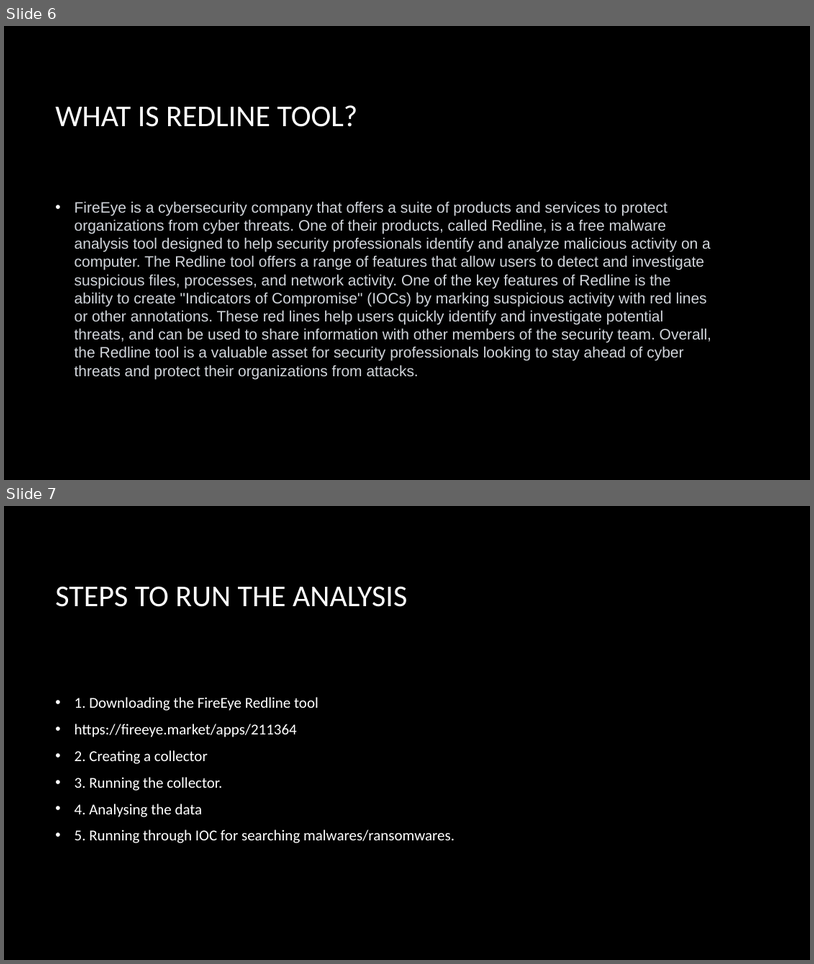
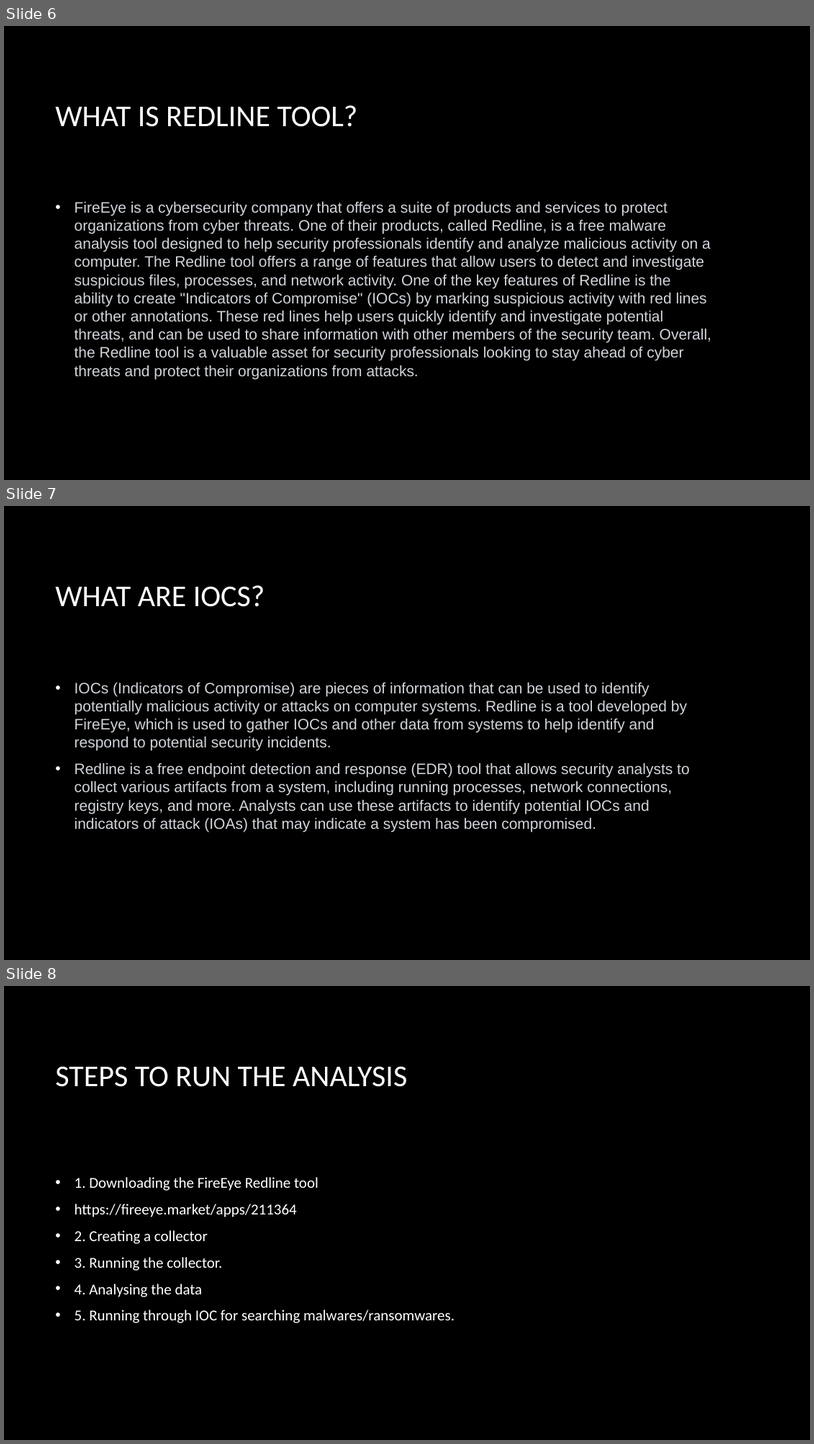
Before and after one commit to XFlawless1/INT301, a slide deck: Presentation on malware analysis using redline tool.pptx. Shown one above the other, each under a label of ours: slides 6 and 7 before the commit, slides 6, 7 and 8 after it. The pictures are 814x964 and 814x1444 pixels, drawn with LibreOffice and Linux fonts; fonts in the diff are those of the drawing; background and template pictures are left out. Boxes give left, top, right and bottom in pixels: in the first picture for what was removed or moved away, otherwise in the second. Text is boxed around its words. In the diff, an @@ line names an element or a change of style, - is before the commit and + after.

```diff
--- a/Presentation on malware analysis using redline tool.pptx
+++ b/Presentation on malware analysis using redline tool.pptx
@@ slide 7 added at (4,506,810,960), background picture (left out) @@
@@ title added at (55,585,265,607), 36 pt, text #FFFFFF @@
+WHAT ARE IOCS?
@@ text added at (75,682,690,831), 18 pt, text #D1D5DB @@
+• IOCs (Indicators of Compromise) are pieces of information that can be used to identify potentially malicious activity or attacks on computer systems. Redline is a tool developed by FireEye, which is used to gather IOCs and other data from systems to help identify and respond to potential security incidents.
+• Redline is a free endpoint detection and response (EDR) tool that allows security analysts to collect various artifacts from a system, including running processes, network connections, registry keys, and more. Analysts can use these artifacts to identify potential IOCs and indicators of attack (IOAs) that may indicate a system has been compromised.
@@ what was slide 7 is now slide 8 @@
```
